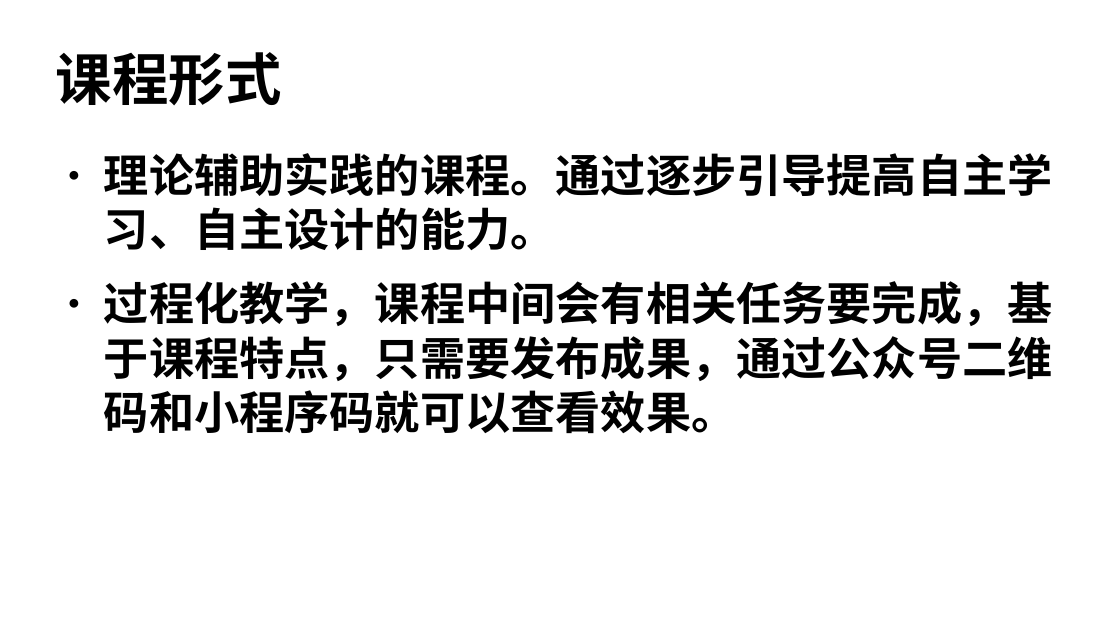
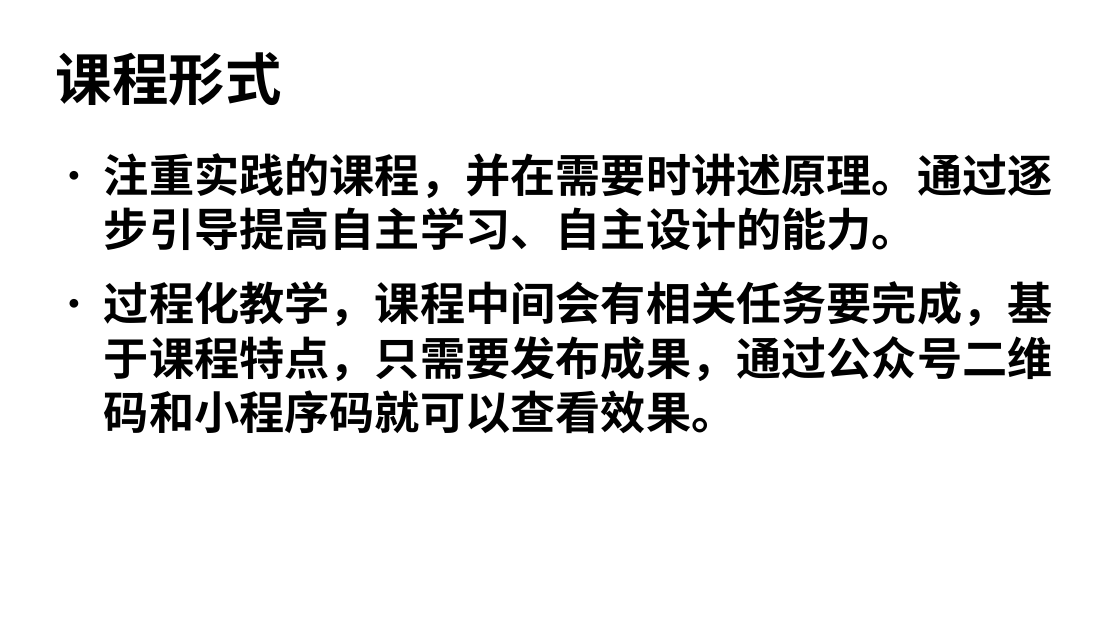
Before and after one commit to edu2act/course-wechat-and-miniprogram, a slide deck: slide 5 of materials/ch01/ch01_1-课程简介.odp. Drawn at 1120x630 pixels with LibreOffice and Linux fonts; fonts in the diff are those of the drawing. Boxes give left, top, right and bottom in pixels: in the first picture for what was removed or moved away, otherwise in the second. Text is boxed around its words. In the diff, an @@ line names an element or a change of style, - is before the commit and + after.

```diff
--- a/materials/ch01/ch01_1-课程简介.odp
+++ b/materials/ch01/ch01_1-课程简介.odp
@@ text at [104,153,1053,250]: text changed @@
-● 理论辅助实践的课程。通过逐步引导提高自主学习、自主设计的能力。
+● 注重实践的课程，并在需要时讲述原理。通过逐步引导提高自主学习、自主设计的能力。
```
Also in this commit, not shown: 12 other files.
